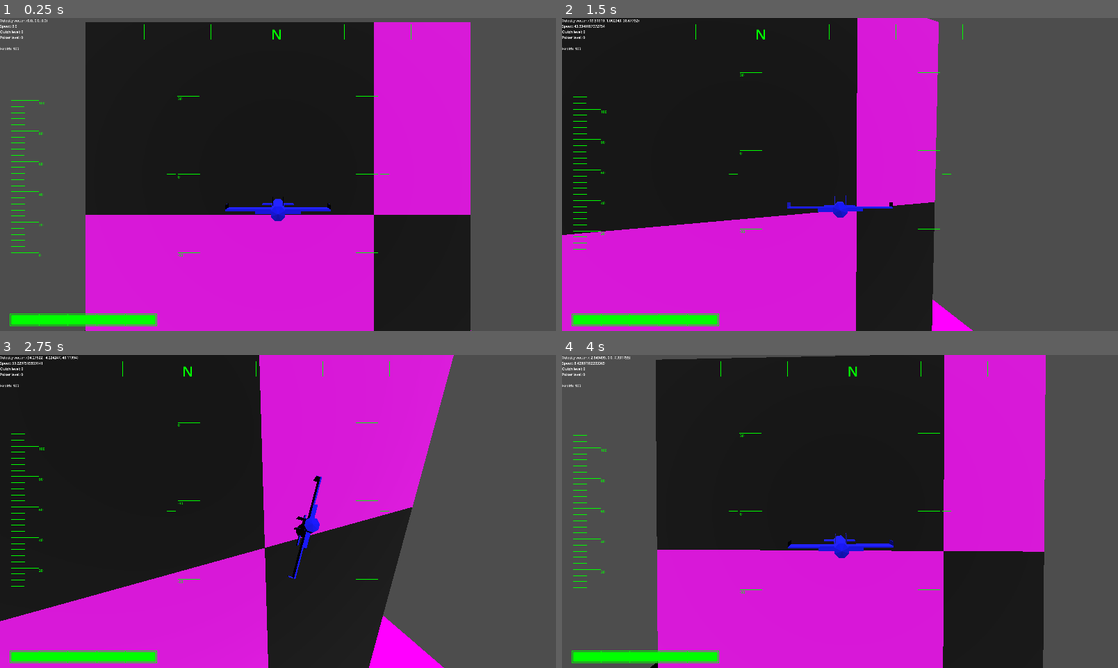
Above: before the commit, frames 1-4 (two rows, left to right).
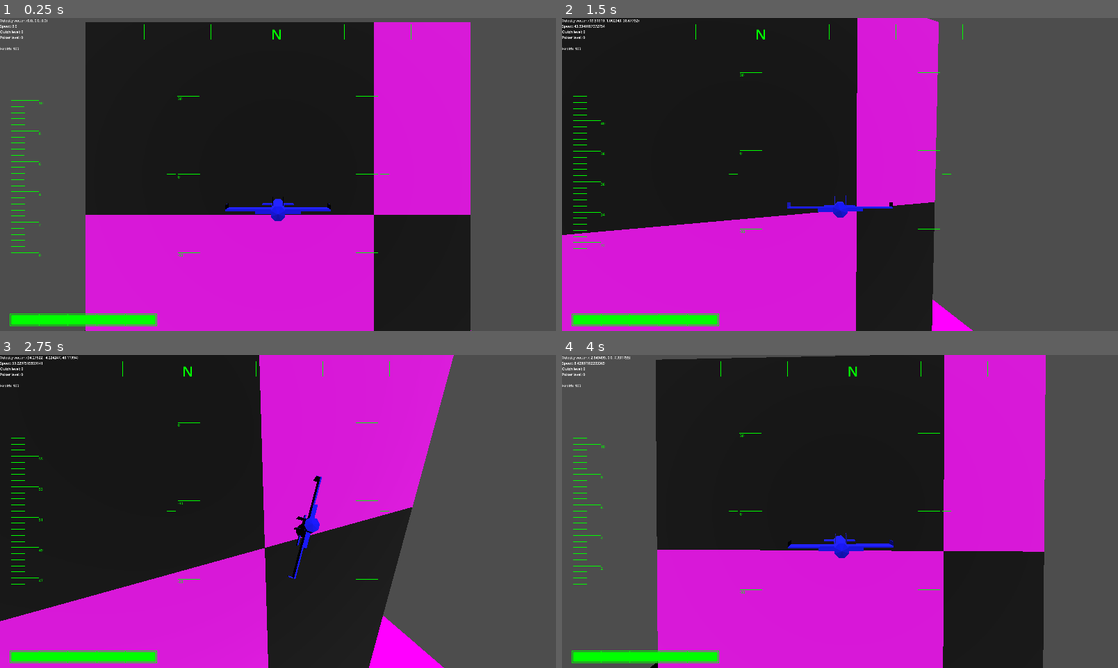
Above: after the commit, the same moments.

Repository: voidstarjms/shimmer
Game: Godot game, scene res://main.tscn
Two runs of this game, one before a commit and one after it. Both use one fixed random seed, a clock stepped at 60 frames per second and the inputs below.
Inputs:
- Up to frame 1 (0.25 s): no input
- Up to frame 2 (1.5 s): tap Enter at 0.5 s; hold E (strafe_right) 0.53-1.28 s; tap Space (dash) at 0.6, 1.35 s; hold I (pitch_down) from 1.28 s (still down)
- Up to frame 3 (2.75 s): release I (pitch_down) at 2.03 s; hold E (strafe_right) from 2.03 s (still down); hold A (roll_ccw) from 2.03 s (still down); tap Space (dash) at 2.3 s
- Up to frame 4 (4 s): release E (strafe_right) at 2.78 s; release A (roll_ccw) at 2.78 s; hold K (pitch_up) 2.78-3.53 s; tap D (roll_cw) at 2.85 s; tap Space (dash) at 3.05, 3.8 s; hold Q (strafe_left) from 3.53 s (still down); hold Shift from 3.53 s (still down)

The runs differ from the first frame. In frame 1, less than 0.1% of the frame differs, in the area x 7-8%, y 26-67%; in frame 2, 0.3%; in frame 3, 0.4%, in the area x 2-8%, y 25-74%; in frame 4, 0.4%.

Commit message:
Added sound effects for crash damage, death, and dashing

Diff:
--- a/default_bus_layout.tres
+++ b/default_bus_layout.tres
@@ -1,4 +1,20 @@
 [gd_resource type="AudioBusLayout" format=3 uid="uid://bt5p860fbixen"]
+
+[sub_resource type="AudioEffectChorus" id="AudioEffectChorus_j3pel"]
+resource_name = "Chorus"
+voice_count = 4
+voice/3/delay_ms = 12.0
+voice/3/rate_hz = 1.0
+voice/3/depth_ms = 0.0
+voice/3/level_db = 0.0
+voice/3/cutoff_hz = 16000.0
+voice/3/pan = 0.0
+voice/4/delay_ms = 12.0
+voice/4/rate_hz = 1.0
+voice/4/depth_ms = 0.0
+voice/4/level_db = 0.0
+voice/4/cutoff_hz = 16000.0
+voice/4/pan = 0.0
 
 [resource]
 bus/1/name = &"Thruster Hum"
@@ -13,3 +29,17 @@
 bus/2/bypass_fx = false
 bus/2/volume_db = 0.0
 bus/2/send = &"Master"
+bus/3/name = &"Damage"
+bus/3/solo = false
+bus/3/mute = false
+bus/3/bypass_fx = false
+bus/3/volume_db = -15.794972
+bus/3/send = &"Master"
+bus/4/name = &"Player Dash"
+bus/4/solo = false
+bus/4/mute = false
+bus/4/bypass_fx = false
+bus/4/volume_db = -8.009033
+bus/4/send = &"Master"
+bus/4/effect/0/effect = SubResource("AudioEffectChorus_j3pel")
+bus/4/effect/0/enabled = false
--- a/gui.gd
+++ b/gui.gd
@@ -345,9 +345,6 @@
 			i.update()
 
 func _on_window_resized():
-	var window = get_window()
-	var wx = window.size.x
-	var wy = window.size.y
 	pitch_ladder.resize_text(get_viewport_rect())
 	heading_indicator.resize_text(get_viewport_rect())
 
@@ -359,7 +356,7 @@
 	self.add_child(heading_indicator)
 
 	# Initialize speed tape
-	speed_tape = TapeGauge.new(Vector2(0.02, 0.25), Vector2(0.05, 0.5), 100, Vector2(5, 0.04), 0.5, 20, get_viewport_rect())
+	speed_tape = TapeGauge.new(Vector2(0.02, 0.25), Vector2(0.05, 0.5), 100, Vector2(5, 0.04), 0.5, 2, get_viewport_rect())
 	speed_tape_labels = []
 	for i in speed_tape.major_tick_count + 1:
 		var label = Label.new()
@@ -406,7 +403,7 @@
 			label_arr[i / tape_major_tick_freq].visible = false
 
 		# Compute mark offset, cull if out of bounds
-		var metered_val_offset = tick_gap_absolute * i + ((tape_gap_value * -int(metered_value) % (tape_major_tick_freq * tick_gap_absolute)) - tape_gap_value * fposmod(metered_value, 1))
+		var metered_val_offset = tick_gap_absolute * i - fposmod(tick_gap_absolute * tape_major_tick_freq / tape_gap_value * metered_value, (tick_gap_absolute * tape_major_tick_freq))
 		if metered_val_offset < 0 or metered_val_offset >= tape_height:
 			continue
 
@@ -430,7 +427,7 @@
 			label_arr[i / tape_major_tick_freq].position = tick_end
 			if label_arr[i / tape_major_tick_freq].position.y > tape_height + tape_pos.y:
 				pass#label_arr.push_back(label_arr.pop_front())
-			label_arr[i / tape_major_tick_freq].text = str((i / tape_major_tick_freq) * tape_gap_value / tape_major_tick_freq * tape_major_tick_freq)
+			label_arr[i / tape_major_tick_freq].text = str(int(float(i) / tape_major_tick_freq * tape_gap_value) + max(int(metered_value / tape_major_tick_freq) - tape_gap_value, 0) * tape_major_tick_freq)
 		mark_arr.append([tick_start, tick_end])
 
 	return mark_arr
@@ -463,8 +460,8 @@
 		if i != null:
 			draw_line(i[0], i[1], gui_color)
 
-	## Draw speed tape
-	var speed_tape_array = construct_tape_gauge_array(speed_tape, speed_tape_labels, true, $"../../ZealousJay".vel_vec.length() * 3.6)
+	# Draw speed tape
+	var speed_tape_array = construct_tape_gauge_array(speed_tape, speed_tape_labels, true, $"../../ZealousJay".vel_vec.length())
 	for i in speed_tape_array:
 		draw_line(i[0], i[1], gui_color)
 
--- a/player.tscn
+++ b/player.tscn
@@ -3,24 +3,7 @@
 [ext_resource type="Script" uid="uid://st5edse85hp" path="res://player.gd" id="1_4flbx"]
 [ext_resource type="PackedScene" uid="uid://ja452n35vask" path="res://shimwing_abstract.tscn" id="1_onrkg"]
 [ext_resource type="ArrayMesh" uid="uid://c2t4idourgfej" path="res://zealous_jay.obj" id="3_i3pqv"]
-
-[sub_resource type="Image" id="Image_i3pqv"]
-data = {
-"data": PackedByteArray(255, 0, 255, 255, 0, 0, 0, 255, 255, 0, 255, 255, 0, 0, 0, 255, 0, 0, 0, 255, 255, 0, 255, 255, 0, 0, 0, 255, 255, 0, 255, 255, 255, 0, 255, 255, 0, 0, 0, 255, 255, 0, 255, 255, 0, 0, 0, 255, 0, 0, 0, 255, 255, 0, 255, 255, 0, 0, 0, 255, 255, 0, 255, 255),
-"format": "RGBA8",
-"height": 4,
-"mipmaps": false,
-"width": 4
-}
-
-[sub_resource type="Image" id="Image_hqtel"]
-data = {
-"data": PackedByteArray(0, 0, 0, 255, 255, 0, 255, 255, 0, 0, 0, 255, 255, 0, 255, 255, 255, 0, 255, 255, 0, 0, 0, 255, 255, 0, 255, 255, 0, 0, 0, 255, 0, 0, 0, 255, 255, 0, 255, 255, 0, 0, 0, 255, 255, 0, 255, 255, 255, 0, 255, 255, 0, 0, 0, 255, 255, 0, 255, 255, 0, 0, 0, 255),
-"format": "RGBA8",
-"height": 4,
-"mipmaps": false,
-"width": 4
-}
+[ext_resource type="AudioStream" uid="uid://dwkhtdg6shmi0" path="res://cat_yowl_boost.wav" id="4_hqtel"]
 
 [sub_resource type="Image" id="Image_sweqy"]
 data = {
@@ -40,8 +23,26 @@
 "width": 4
 }
 
+[sub_resource type="Image" id="Image_1jxqw"]
+data = {
+"data": PackedByteArray(255, 0, 255, 255, 0, 0, 0, 255, 255, 0, 255, 255, 0, 0, 0, 255, 0, 0, 0, 255, 255, 0, 255, 255, 0, 0, 0, 255, 255, 0, 255, 255, 255, 0, 255, 255, 0, 0, 0, 255, 255, 0, 255, 255, 0, 0, 0, 255, 0, 0, 0, 255, 255, 0, 255, 255, 0, 0, 0, 255, 255, 0, 255, 255),
+"format": "RGBA8",
+"height": 4,
+"mipmaps": false,
+"width": 4
+}
+
+[sub_resource type="Image" id="Image_dw050"]
+data = {
+"data": PackedByteArray(0, 0, 0, 255, 255, 0, 255, 255, 0, 0, 0, 255, 255, 0, 255, 255, 255, 0, 255, 255, 0, 0, 0, 255, 255, 0, 255, 255, 0, 0, 0, 255, 0, 0, 0, 255, 255, 0, 255, 255, 0, 0, 0, 255, 255, 0, 255, 255, 255, 0, 255, 255, 0, 0, 0, 255, 255, 0, 255, 255, 0, 0, 0, 255),
+"format": "RGBA8",
+"height": 4,
+"mipmaps": false,
+"width": 4
+}
+
 [sub_resource type="ImageTexture3D" id="ImageTexture3D_2hs0m"]
-_images = Array[Image]([SubResource("Image_i3pqv"), SubResource("Image_hqtel"), SubResource("Image_sweqy"), SubResource("Image_2hs0m")])
+_images = Array[Image]([SubResource("Image_sweqy"), SubResource("Image_2hs0m"), SubResource("Image_1jxqw"), SubResource("Image_dw050")])
 
 [sub_resource type="StandardMaterial3D" id="StandardMaterial3D_1jxqw"]
 albedo_color = Color(0, 0, 1, 1)
@@ -63,3 +64,8 @@
 [node name="CollisionShape3D" type="CollisionShape3D" parent="." index="3" unique_id=303521201]
 transform = Transform3D(1, 0, 0, 0, 1, 0, 0, 0, 1, 0.003540039, -0.02154541, -0.090148926)
 shape = SubResource("BoxShape3D_1jxqw")
+
+[node name="sfx_dash" parent="." index="6" unique_id=1046824658]
+stream = ExtResource("4_hqtel")
+volume_db = -20.789
+bus = &"Player Dash"
--- a/shimwing_abstract.gd
+++ b/shimwing_abstract.gd
@@ -173,6 +173,7 @@
 # Dash mutator
 func dash():
 	if dash_counter == 0:
+		$"./sfx_dash".playing = true
 		dash_counter = dash_duration
 
 func calc_pve_thrust():
@@ -238,6 +239,7 @@
 func take_damage(amount : int):
 	health -= amount
 	if health <= 0:
+		$"./sfx_dead".playing = true
 		var player = get_node("./player")
 		if player != null:
 			player.respawn()
@@ -338,7 +340,10 @@
 		var vel_dot_normal = vel_vec.normalized().dot(collision_normal)
 		if vel_dot_normal < 0:
 			# Inflict crash damage based on angle of impact
-			take_damage(floor(-4 * vel_dot_normal * vel_vec.project(collision_normal).length()))
+			var crash_damage = floor(-4 * vel_dot_normal * vel_vec.project(collision_normal).length())
+			if crash_damage > 0:
+				$"./sfx_dmg_crash".playing = true
+				take_damage(crash_damage)
 			vel_vec = vel_vec.slide(collision_normal)
 			if vel_vec != Vector3.ZERO:
 				transform.basis = Basis.looking_at(lerp(-transform.basis.z,
--- a/shimwing_abstract.tscn
+++ b/shimwing_abstract.tscn
@@ -3,15 +3,30 @@
 [ext_resource type="Script" uid="uid://bb8iuxjclxkgo" path="res://shimwing_abstract.gd" id="1_jn0j0"]
 [ext_resource type="AudioStream" uid="uid://c1v8beqqxjk4r" path="res://shimwing_thruster.wav" id="2_ab7sx"]
 [ext_resource type="Script" uid="uid://c3l5gd1b6xmno" path="res://audio_stream_player_3d.gd" id="3_ovc37"]
+[ext_resource type="AudioStream" uid="uid://dsxu12gn6405r" path="res://dmg_crash.wav" id="4_0502y"]
+[ext_resource type="AudioStream" uid="uid://bb0j8yi52lr28" path="res://dead.wav" id="5_w1ijd"]
+[ext_resource type="AudioStream" uid="uid://dwkhtdg6shmi0" path="res://cat_yowl_boost.wav" id="6_w1ijd"]
 
 [node name="shimwing_abstract" type="CharacterBody3D" unique_id=1329912969]
 rotation_edit_mode = 2
 motion_mode = 1
 script = ExtResource("1_jn0j0")
 
-[node name="AudioStreamPlayer3D" type="AudioStreamPlayer3D" parent="." unique_id=405775123]
+[node name="sfx_thruster_hum" type="AudioStreamPlayer3D" parent="." unique_id=405775123]
 stream = ExtResource("2_ab7sx")
 volume_db = -20.194
 autoplay = true
 bus = &"Thruster Hum"
 script = ExtResource("3_ovc37")
+
+[node name="sfx_dmg_crash" type="AudioStreamPlayer3D" parent="." unique_id=275288357]
+stream = ExtResource("4_0502y")
+bus = &"Damage"
+
+[node name="sfx_dead" type="AudioStreamPlayer3D" parent="." unique_id=649117232]
+stream = ExtResource("5_w1ijd")
+volume_db = -6.234
+bus = &"Damage"
+
+[node name="sfx_dash" type="AudioStreamPlayer3D" parent="." unique_id=1046824658]
+stream = ExtResource("6_w1ijd")
Not shown, added: cat_yowl_boost.wav.import
Not shown, added: dead.wav.import
Not shown, added: dmg_crash.wav.import
Not shown, added: cat_yowl_boost.wav
Not shown, added: dead.wav
Not shown, added: dmg_crash.wav
